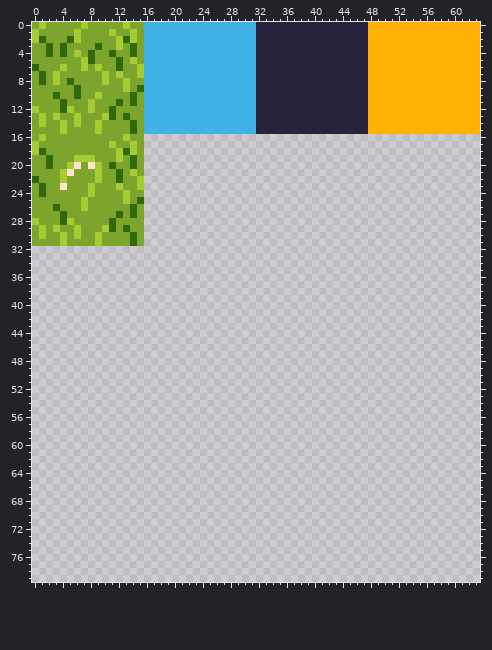
Pixel-art file -- Assets/2d/Aseprite/Aseprite Raws/World Tiles/GroundTiles.aseprite. Above: the version before the commit.
64x80 pixels, 1 frame.
New version:
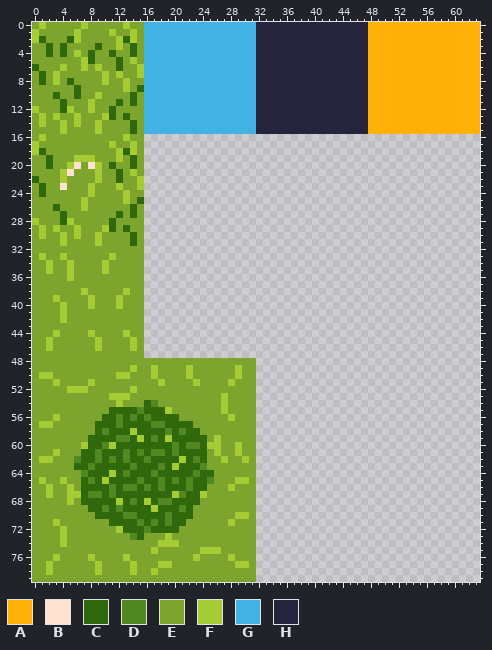
Palette (. is transparent): A #ffb108  B #ffe2cf  C #2f690c  D #518822  E #7da42d  F #a6cc34  G #41b2e3  H #26233d
From the commit log: ground titles asprite
What changed:
@@ x 0..33 @@
 31 EEEEFEEEEFEEEECE..................
-32 ..................................
-33 ..................................
-34 ..................................
-35 ..................................
-36 ..................................
-37 ..................................
-38 ..................................
-39 ..................................
-40 ..................................
-41 ..................................
-42 ..................................
-43 ..................................
-44 ..................................
-45 ..................................
-46 ..................................
-47 ..................................
-48 ..................................
-49 ..................................
-50 ..................................
-51 ..................................
-52 ..................................
-53 ..................................
-54 ..................................
-55 ..................................
-56 ..................................
-57 ..................................
-58 ..................................
-59 ..................................
-60 ..................................
-61 ..................................
-62 ..................................
-63 ..................................
-64 ..................................
-65 ..................................
-66 ..................................
-67 ..................................
-68 ..................................
-69 ..................................
-70 ..................................
-71 ..................................
-72 ..................................
-73 ..................................
-74 ..................................
-75 ..................................
-76 ..................................
-77 ..................................
-78 ..................................
-79 ..................................
+32 EEEEEEEEEEEEEEEE..................
+33 EFEEFEEEEEEFEEEE..................
+34 EEFEEFEEEEFEEEEE..................
+35 EEFEEFEEEEFEEEEE..................
+36 EEEEEFEEEEEEEEEE..................
+37 EEEEEEEEEEEEEEEE..................
+38 EEEEEEEFEEEEEFEE..................
+39 EEEFEEEEFEEEFEEE..................
+40 EEEEFEEEFEEEFEEE..................
+41 EEEEFEEEEEEEEEEE..................
+42 EEEEFEEEEEEEEEEE..................
+43 EEEEEEEEEEEEEEEE..................
+44 EEEFEEEEFEEEEFEE..................
+45 EEFEEEEEEFEEEEFE..................
+46 EEFEEEEEEFEEEEFE..................
+47 EEEEEEEEEEEEEEEE..................
+48 EEEEEEEEEEEEEEEEEEEEEEEEEEEEEEEE..
+49 EEEEEEEEEEEEEEFEEFEEEEFEEEEEEFEE..
+50 EFFEEEEEEEEEFFEEEFEEEEFEEEEEEFEE..
+51 EEEFEEEEFEEEEEEEEEFEEEEFEEEEFEEE..
+52 EEEEEFFFEEEEEEFEEEEEEEEEEEEEEEEE..
+53 EEEEEEEEEEEFFFEEEEEEEEEEEEEFEEEE..
+54 EEEEEEEEEEEEFEEECDEEEEEEEEEFEEEE..
+55 EEEEEEEEEEECCCCDCCCFEEEEEEEFEEEE..
+56 EEEFEEEEEECCDCDCDCCCCEEEEEEEFEEE..
+57 EFFEEEEEECCCDCCCCDDCCCCEEEEEEEEE..
+58 EEEEEEEEECDCCCFCCCCDCDCCEEEEEEEE..
+59 EEEEEEEECCCCDDCFCDCFCCCCCEFEEEEE..
+60 EEEEEEEFCCDFCCCCCCCCDCDDCFFEEFEE..
+61 EEEFEEECCDCCCDCDCDDCDCCCCEFEEFEE..
+62 EFFEEEDCCDCDCDCCDCCCCFCDCEEFEEFE..
+63 EEEEEECCDCCCCCDCCCDCFCCCDEEEEEEE..
+64 EEEEEEEDCCCFCDCCCDCCCCCDCCEEEEEE..
+65 EFEEFEECDCFCCCCDCCDCDCDCCDEEEFFE..
+66 EEFEEFECCCCDCDDCDCDCCCDCCEEEFEEE..
+67 EEFEEFFCDDCDCCCCCCCCFDCCFEEEEEEE..
+68 EEEEEFECCCCCFCDCFCDDCCCCEEEEEEEE..
+69 EEEEEEEECCDCDCCCCFCCCDCEEEEEEEEE..
+70 EEEEEEEEECCCCDDCCCCDCCCEEEEEEFFE..
+71 EEEFEEEEEEECCCCDCDCDCCEEEEEEFEEE..
+72 EEEEFEEEEEEEFCCCDCCCCEEEEEEEEEEE..
+73 EEEEFEEEEEEEEEDCEEEFEEEEEEEEEEEE..
+74 EEEEFEEEEEEEEEEEEEFFFEEEEEEEEEEE..
+75 EEEEEEEEEEEEEEEEEFEEEEEEFFFEEEEE..
+76 EEEFEEEEFEEEEFEEEEEEEEEFEEEEFEEE..
+77 EEFEEEEEEFEEEEFEEEFFEEEEEEEEEFFE..
+78 EEFEEEEEEFEEEEFEEFEEEEEEEEEEEEEE..
+79 EEEEEEEEEEEEEEEEEEEEEEEEEEEEEEEE..
